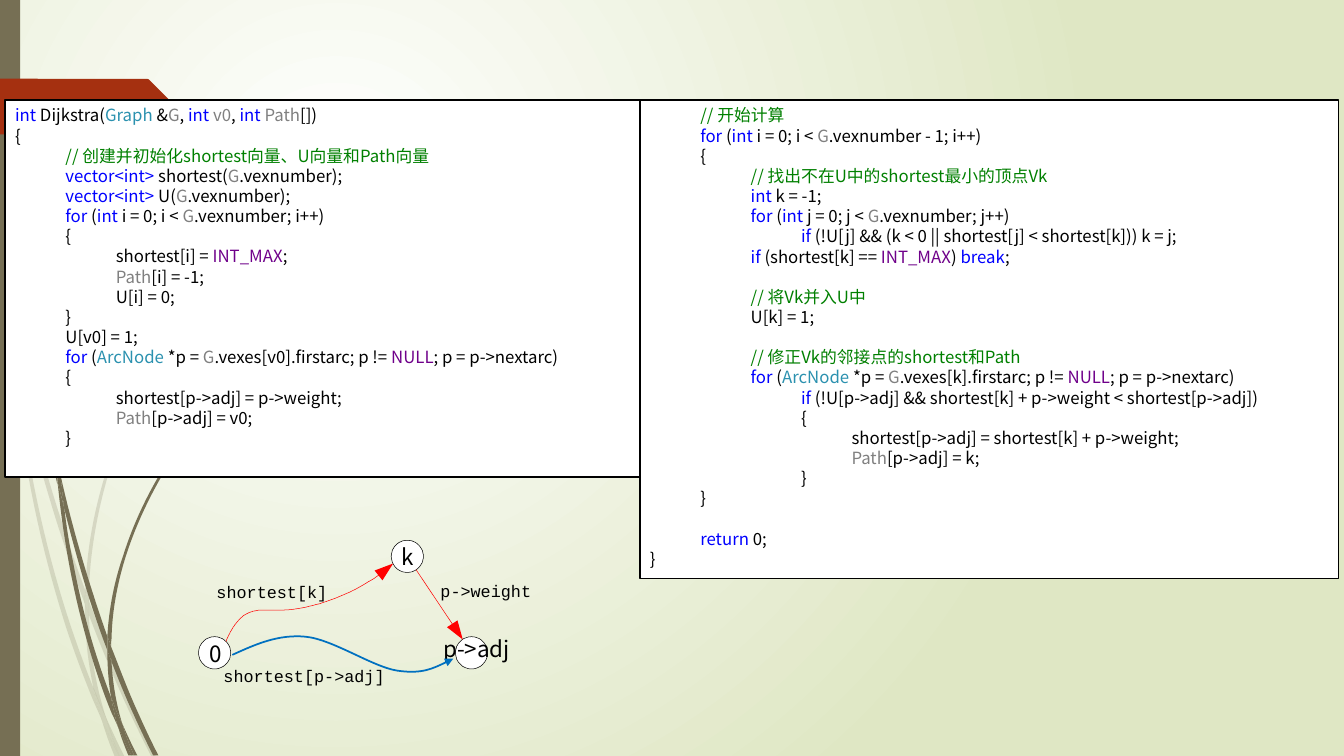
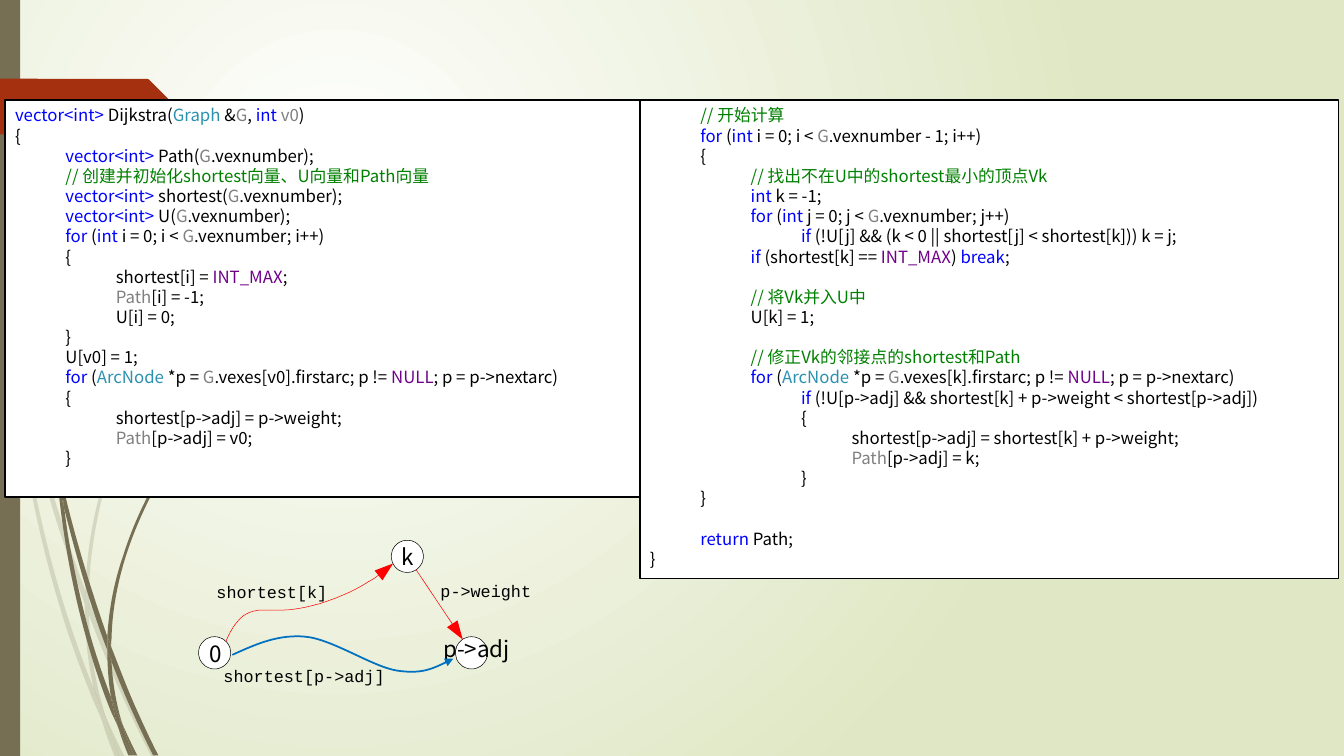
Before and after one commit to TeacherPeng/Datastruct, a slide deck: slide 89 of 教案/第07章 图.pptx. Drawn at 1344x756 pixels with LibreOffice and Linux fonts; fonts in the diff are those of the drawing. Boxes give left, top, right and bottom in pixels: in the first picture for what was removed or moved away, otherwise in the second. Text is boxed around its words. In the diff, an @@ line names an element or a change of style, - is before the commit and + after.

```diff
--- a/教案/第07章 图.pptx
+++ b/教案/第07章 图.pptx
@@ rectangle "vector<int> Dijkstra(Graph &G, int v0)": place and size @@
-rectangle "vector<int> Dijkstra(Graph &G, int v0)" at (5, 100, 640, 477)
+rectangle "vector<int> Dijkstra(Graph &G, int v0)" at (5, 100, 640, 497)
@@ text in rectangle at (15, 107, 305, 125): text changed; text colour #000000 to #0000FF @@
-int Dijkstra(Graph &G, int v0, int Path[])
+vector<int> Dijkstra(Graph &G, int v0)
@@ freeform shape removed at (51, 142, 71, 476) @@
@@ text in rectangle at (65, 148, 314, 165): paragraph added @@
+vector<int> Path(G.vexnumber);
@@ text in rectangle at (700, 531, 793, 548): text changed @@
-  return 0;
+  return Path;
```
Also in this commit, not shown: 1 other slide changed, 2 other files.
